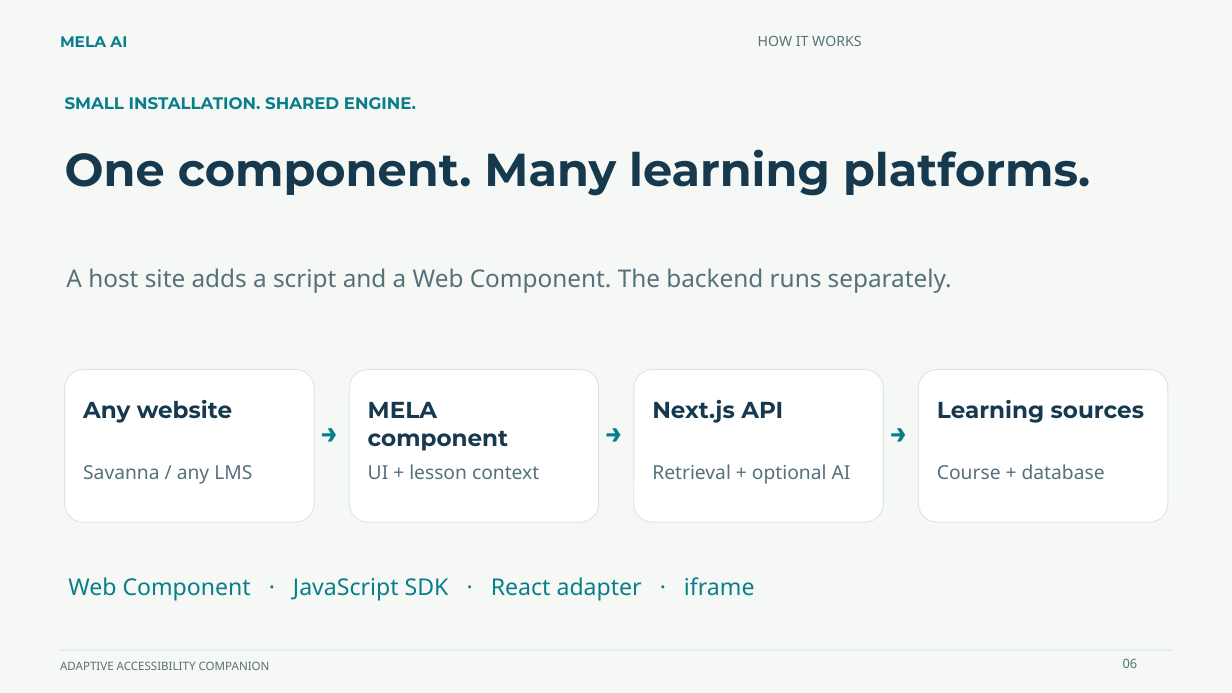
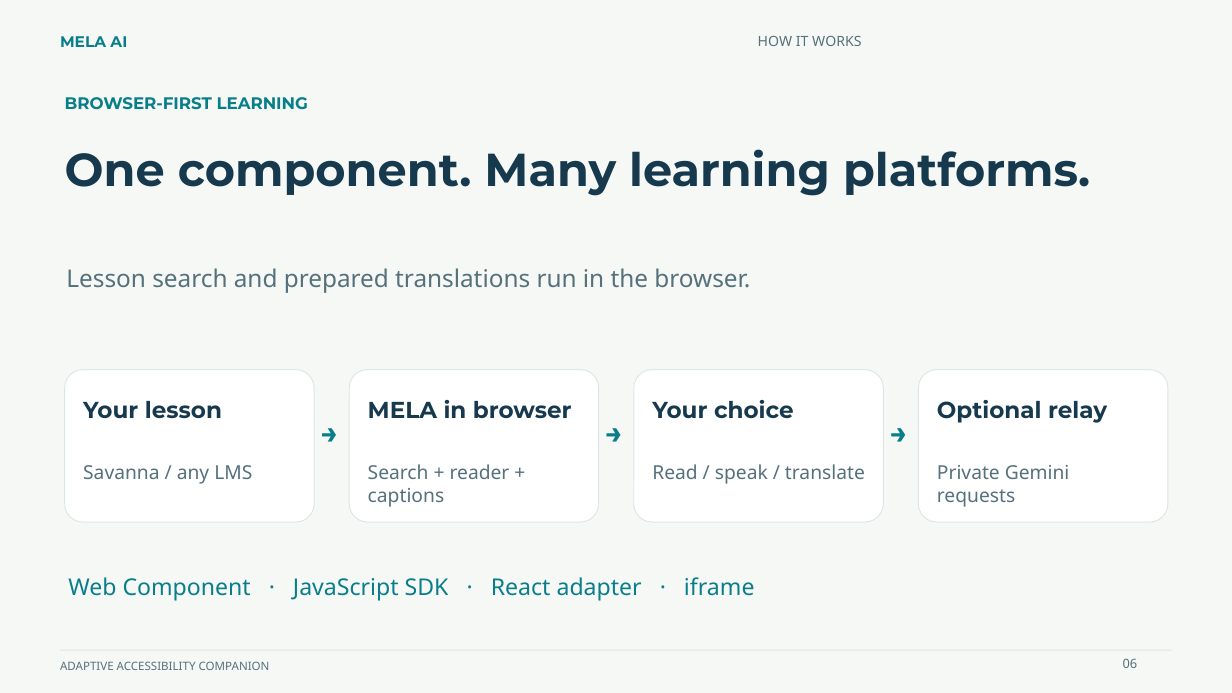
Before and after one commit to FuadTesfaye/mela-ai, a slide deck: slide 6 of docs/presentation/MELA-AI-Project-Overview.pptx. Drawn at 1232x693 pixels with LibreOffice and Linux fonts; fonts in the diff are those of the drawing. Boxes give left, top, right and bottom in pixels: in the first picture for what was removed or moved away, otherwise in the second. Text is boxed around its words. In the diff, an @@ line names an element or a change of style, - is before the commit and + after.

Commit message:
test: verify bilingual browser flows and refresh the learner-focused project presentation

```diff
--- a/docs/presentation/MELA-AI-Project-Overview.pptx
+++ b/docs/presentation/MELA-AI-Project-Overview.pptx
@@ text at box(65, 97, 308, 110): text changed @@
-SMALL INSTALLATION. SHARED ENGINE.
+BROWSER-FIRST LEARNING
@@ text at box(66, 268, 750, 293): text changed @@
-A host site adds a script and a Web Component. The backend runs separately.
+Lesson search and prepared translations run in the browser.
@@ text at box(83, 401, 222, 418): text changed @@
-Any website
+Your lesson
@@ text at box(368, 400, 572, 418): text changed @@
-MELA component
+MELA in browser
@@ text at box(652, 400, 794, 418): text changed @@
-Next.js API
+Your choice
@@ text at box(937, 400, 1107, 423): text changed @@
-Learning sources
+Optional relay
@@ text at box(368, 464, 510, 507): text changed @@
-UI + lesson context
+Search + reader + captions
@@ text at box(652, 464, 865, 484): text changed @@
-Retrieval + optional AI
+Read / speak / translate
@@ text at box(937, 465, 1070, 507): text changed @@
-Course + database
+Private Gemini requests
```
Also in this commit, not shown: 3 other slides changed, 1 slide added, 1 slide removed, 21 other files.
